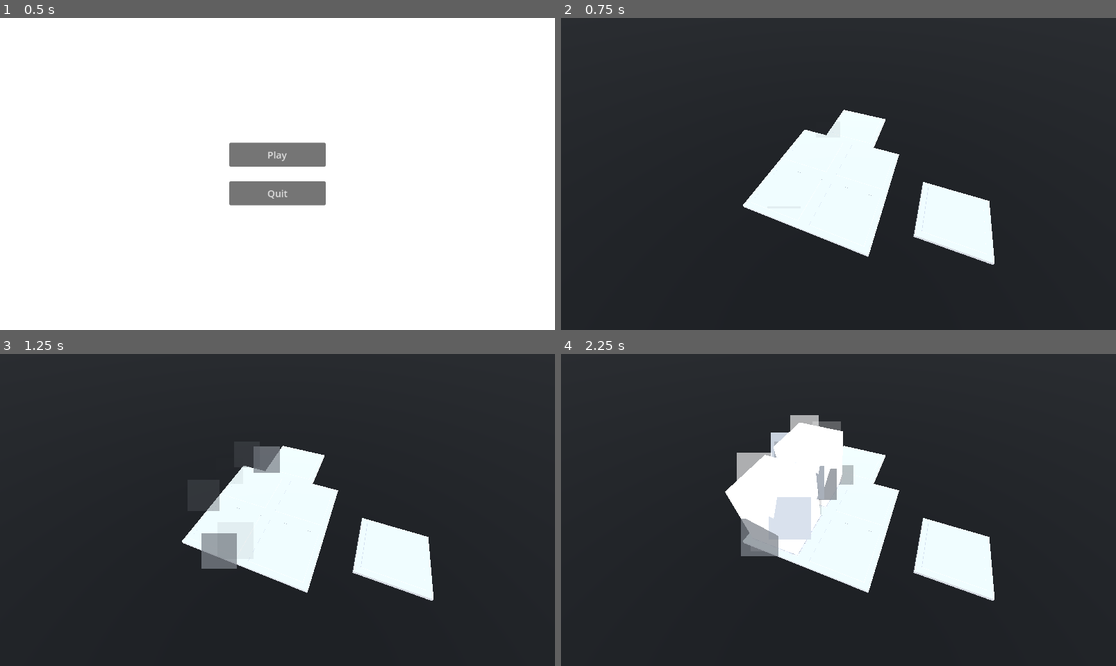
Above: before the commit, frames 1-4 (two rows, left to right).
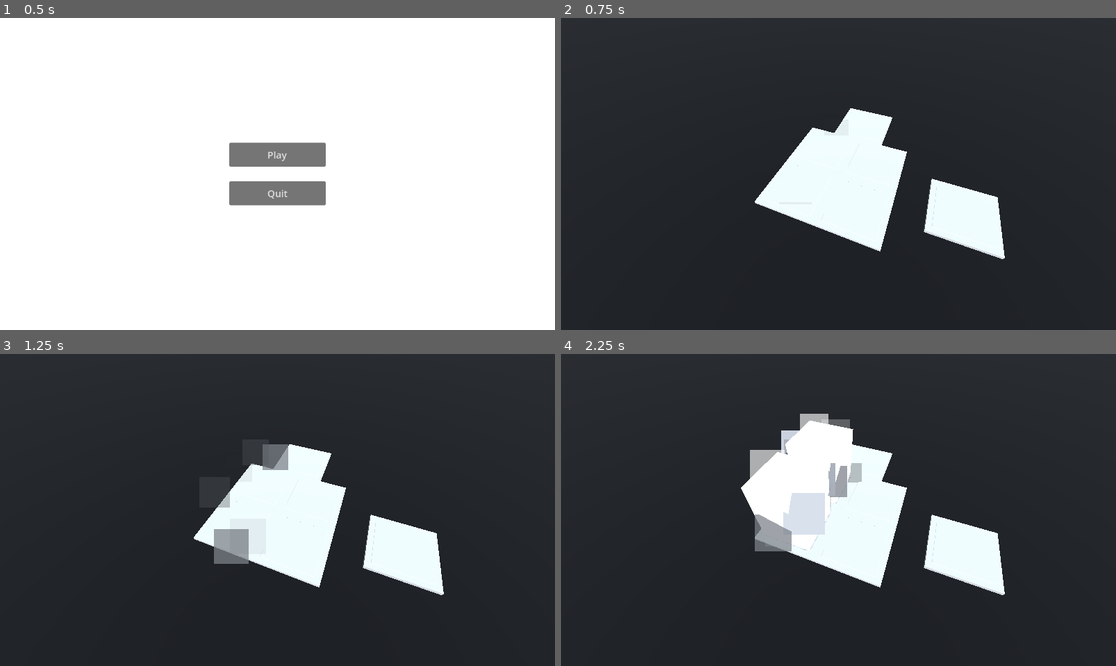
Above: after the commit, the same moments.

Repository: Ieida/Buddy-Up-Jam-Winter-2024
Game: Godot game, scene res://main_menu/main_menu.tscn
The game is run twice, just before and just after one commit, with the same random seed, the same clock (stepped at 60 frames per second) and the same inputs.
Inputs (mouse positions are in pixels of both pictures, inside the frame that each line leads up to):
- Up to frame 1 (0.5 s): no input
- Up to frame 2 (0.75 s): click "Play" at 0.5 s
- Up to frame 3 (1.25 s): no input
- Up to frame 4 (2.25 s): move the mouse to (960, 494) at 1.27 s; move the mouse to (727, 525) at 2.02 s

Frame 1 is identical in both runs. In frame 2, 3.2% of the frame differs, in the area x 32-80%, y 28-80%; in frame 3, 4.0%; in frame 4, 5.9%, in the area x 29-80%, y 19-80%.

Commit message:
Update city.tscn

Diff:
--- a/city/city.tscn
+++ b/city/city.tscn
@@ -65,6 +65,7 @@
 mesh = SubResource("PlaneMesh_a7cfc")
 
 [node name="PlayerCamera" parent="." instance=ExtResource("1_vxkfq")]
+transform = Transform3D(0.927184, -0.264887, 0.264887, 0, 0.707107, 0.707107, -0.374607, -0.655618, 0.655618, 1, 0, -1)
 
 [node name="Plots" type="Node3D" parent="."]
 
